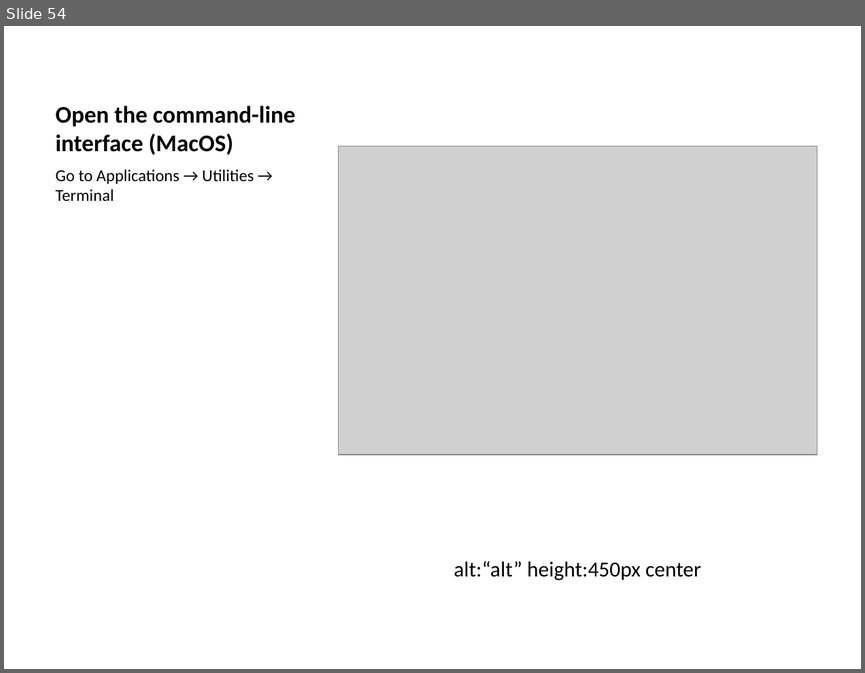
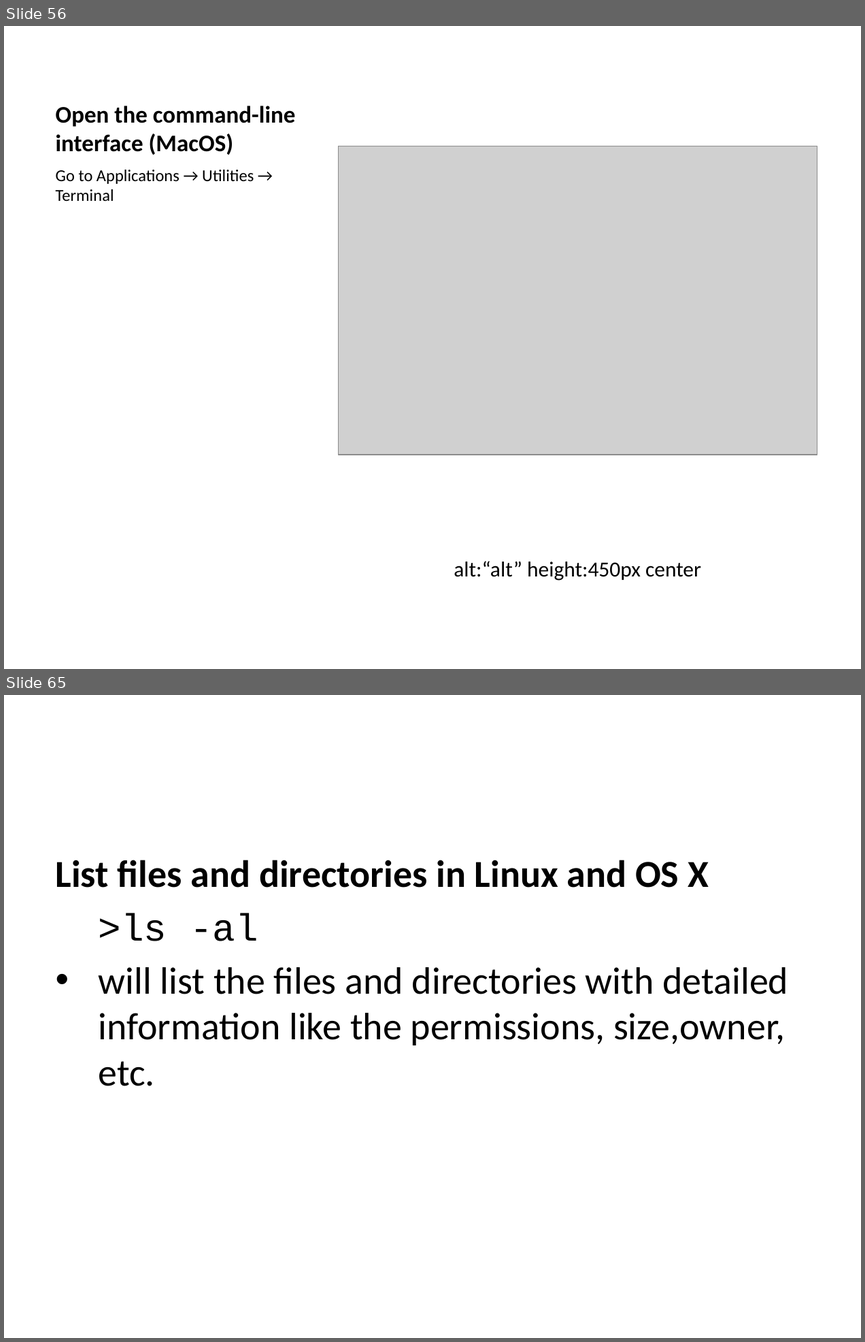
Before and after one commit to ucoruh/ce103-algorithms-and-programming-I, a slide deck: docs/week-1-intro/ce103-week-1-intro.en.md_word.pptx. Shown one above the other, each under a label of ours: slide 54 before the commit, slides 56 and 65 after it; the slides between them are not shown. The pictures are 865x673 and 865x1342 pixels, drawn with LibreOffice and Linux fonts; fonts in the diff are those of the drawing; grey boxes stand for pictures. Boxes give left, top, right and bottom in pixels: in the first picture for what was removed or moved away, otherwise in the second. Text is boxed around its words. In the diff, an @@ line names an element or a change of style, - is before the commit and + after.

```diff
--- a/docs/week-1-intro/ce103-week-1-intro.en.md_word.pptx
+++ b/docs/week-1-intro/ce103-week-1-intro.en.md_word.pptx
@@ slide 65 added at (4, 695, 861, 1338), background #FFFFFF @@
@@ text added at (56, 860, 789, 1086), 32 pt, text #000000 @@
+List files and directories in Linux and OS X
+>ls -al
+• will list the files and directories with detailed information like the permissions, size,owner, etc.
@@ what was slide 54 is now slide 56 @@
```
Also in this commit, not shown: 3 slides changed, 94 other slides added, 2 slides removed, 11 other files.
